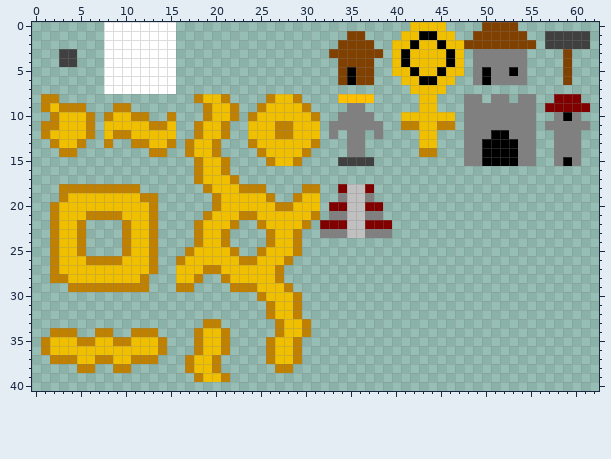
Pixel-art sprite, stored at Art/tilesheet.png. Above: the version before the commit.
The file is 64x64 pixels. Shown: x 0..62, y 0..40.
Once edited:
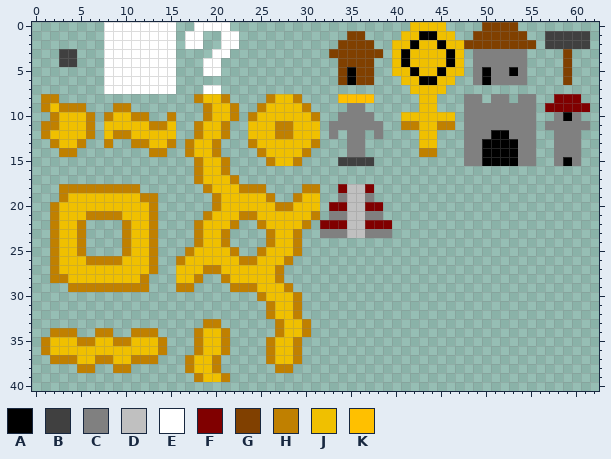
Palette (. is transparent): A #000000  B #404040  C #808080  D #c0c0c0  E #ffffff  F #800000  G #804000  H #c08000  J #f0c000  K #ffc000
From old to new:
{"y":0,"x":18,"old":"....","new":"EEEE"}
{"y":1,"x":17,"old":"..","new":"EE"}
{"y":1,"x":21,"old":"..","new":"EE"}
{"y":2,"x":17,"old":"..","new":"EE"}
{"y":2,"x":21,"old":"..","new":"EE"}
{"y":3,"x":20,"old":"..","new":"EE"}
{"y":4,"x":19,"old":"..","new":"EE"}
{"y":5,"x":19,"old":"..","new":"EE"}
{"y":7,"x":19,"old":"..","new":"EE"}
